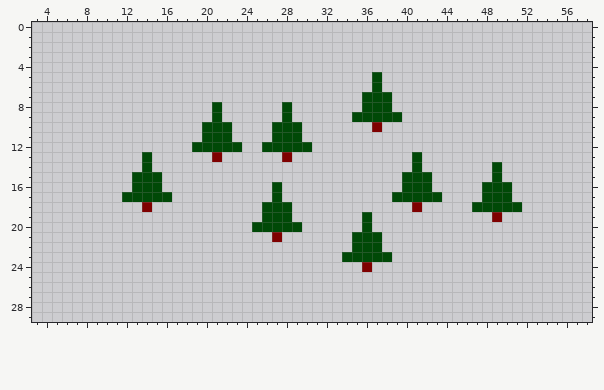
Pixel-art sprite: sprites/EffectTreesDefault0.png. This is how it looked before the edit.
The file is 64x64 pixels. Shown: x 3..58, y 0..29.
New version:
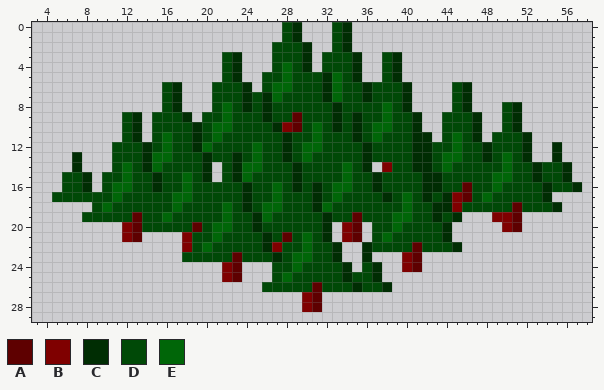
Palette (. is transparent): A #5e0000  B #7f0000  C #002d03  D #004907  E #006608
Edits made:
Changed rows in their new state; - is an unchanged pixel.
first column x 5:
 0 -----------------------DC---DC-----------------------
 1 -----------------------DC---DC-----------------------
 2 ----------------------DDDC--DC-----------------------
 3 -----------------DC---DDDC-DDDC--DC------------------
 4 -----------------DC---DEDC-DDDC--DC------------------
 5 -----------------DC--DDEDDDCEDC-.DC------------------
 6 -----------DC---DDDC-DEEDDDCEDDC-DDC----DC-----------
 7 -----------DC---DDDCDCEDDDDCEDDC--DC----DC-----------
 8 -----------DC----EDCDCD-DDDDCDD--EDC----DC---DC------
 9 -------DC-DDDC-D-EDDDCD-ADDDCDC--E-DC--DDDC--DC------
10 -------DC-DDDDC-EEDDDDCBADEDCDCDEEDDC--DDDC--DC------
11 -------DC-DEDDC-E-DDDD-C-DEDDDCDEDDDCC-DEDC-DDDC-----
12 ------DDDCDEDDCE---DE--C-EEDDDDCDDDDCCDDEDDCDDDC--C--
13 --C---DDDCEEDDDCDDCDEDDCDEDDDDDCDDDDCCDEEDDCDEDC--C--
14 --C---DEDCEDDDDC-DCEEDDDCDDDDEDC-BDDCCDEDDDD-EDDCDDC-
15 -DDC-DDE--CDDEDC-DCEDDDDCDDDDEDDCDD--CCDDDDDEEDDCDDC-
16 -DDC-DEE--CDDEDDDDDCDDEDCDCDEEDDCDD--CCDDAD-E-DDDCDDC
17 DDDDDDE-----EEDDDDDCDDEDDDCDEDDDDC-E-C-CBADE--DDDC---
18 ----DEDDDDDDEDDDDEDCDEE-DDCEDDDDDDDEDDCCBD----ADDDC--
19 ---DDDDDADDEDDDDDEDDCE--DDDCDDA-DDEEDDCDC----BA------
20 -------BADDDDDADEEDDC----DDC-BA.DDEDDDDC-----BA------
21 -------BA----BDDEDDDDCDADEDC-BA.-EDDDDDC-------------
22 -------------BDEDDDDDCBDDEDDC-.C-DDDADDDC------------
23 -------------DDDDDADDDCDEEDDC..C..-BA----------------
24 -----------------BA---DDEDDDDC-DC--BA----------------
25 -----------------BA---DEDDDDDCDDC--------------------
26 ---------------------DDDDDADDDCDDC-------------------
27 -------------------------BA--------------------------
28 -------------------------BA--------------------------
Changed places in both pictures, as pixel boxes (x1, y1, x2, y2):
changed: (52, 22, 582, 312)
